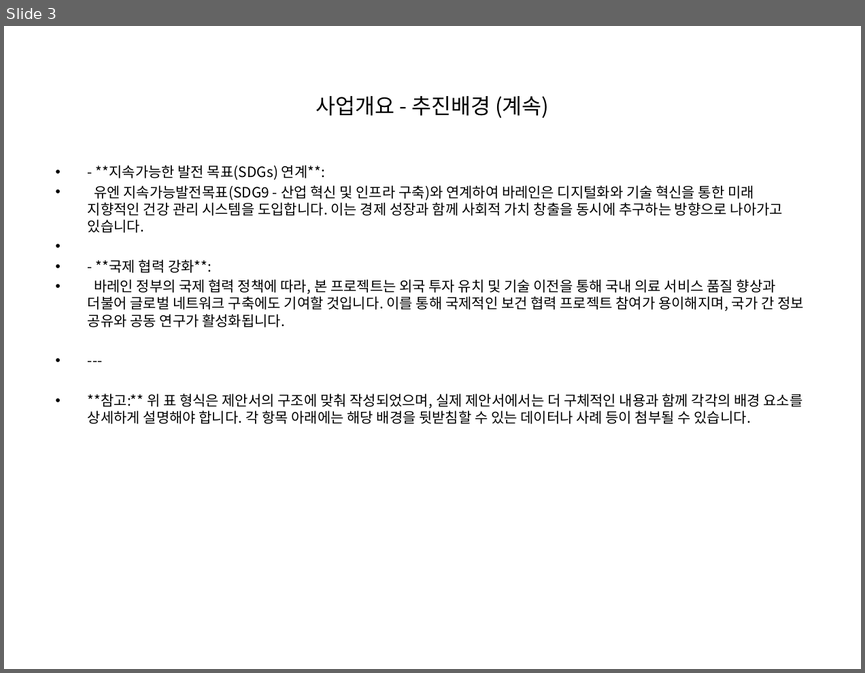
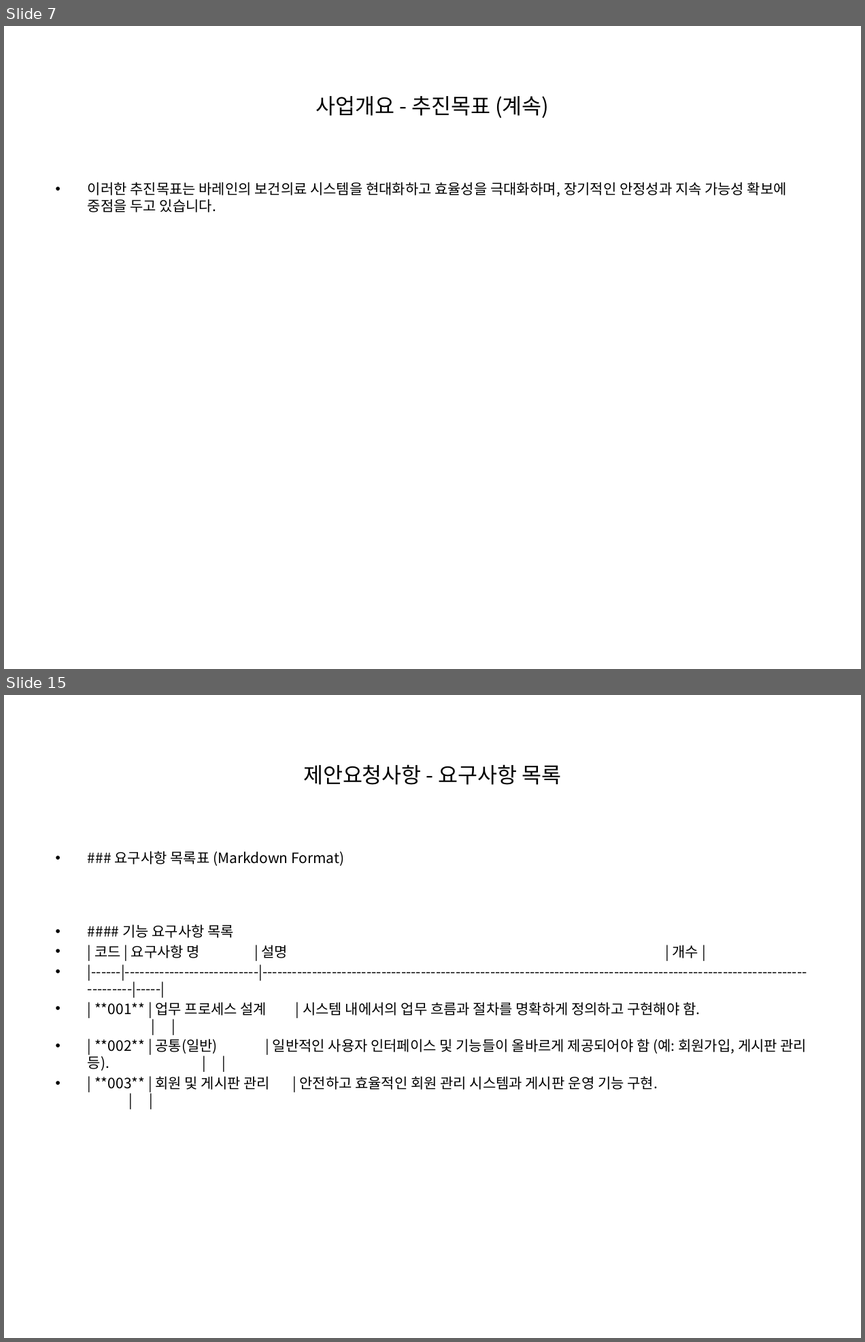
Before and after one commit to anskong/llm_mission, a slide deck: generated_ppt.pptx. Shown one above the other, each under a label of ours: slide 3 before the commit, slides 7 and 15 after it; the slides between them are not shown. The pictures are 865x673 and 865x1342 pixels, drawn with LibreOffice and Linux fonts; fonts in the diff are those of the drawing. Boxes give left, top, right and bottom in pixels: in the first picture for what was removed or moved away, otherwise in the second. Text is boxed around its words. In the diff, an @@ line names an element or a change of style, - is before the commit and + after.

```diff
--- a/generated_ppt.pptx
+++ b/generated_ppt.pptx
@@ slide 15 added at (4,695,861,1338), background #FFFFFF @@
@@ title added at (303,764,562,785), 18 pt, text #000000 @@
+제안요청사항 - 요구사항 목록
@@ text added at (88,851,807,1089), 12 pt, text #000000 @@
+• ### 요구사항 목록표 (Markdown Format)
+• #### 기능 요구사항 목록
+• | 코드 | 요구사항 명 | 설명 | 개수 |
+• |------|---------------------------|-----------------------------------------------------------------------------------------------------------------------|-----|
+• | **001** | 업무 프로세스 설계 | 시스템 내에서의 업무 흐름과 절차를 명확하게 정의하고 구현해야 함. | |
+• | **002** | 공통(일반) | 일반적인 사용자 인터페이스 및 기능들이 올바르게 제공되어야 함 (예: 회원가입, 게시판 관리 등). | |
+• | **003** | 회원 및 게시판 관리 | 안전하고 효율적인 회원 관리 시스템과 게시판 운영 기능 구현. | |
@@ what was slide 3 is now slide 7 @@
@@ slide 7 changed as well @@
@@ title at (315,96,549,118): text changed @@
-사업개요 - 추진배경 (계속)
+사업개요 - 추진목표 (계속)
@@ text at (88,182,787,212): text changed @@
-• - **지속가능한 발전 목표(SDGs) 연계**:
-• 유엔 지속가능발전목표(SDG9 - 산업 혁신 및 인프라 구축)와 연계하여 바레인은 디지털화와 기술 혁신을 통한 미래 지향적인 건강 관리 시스템을 도입합니다. 이는 경제 성장과 함께 사회적 가치 창출을 동시에 추구하는 방향으로 나아가고 있습니다.
-• - **국제 협력 강화**:
-• 바레인 정부의 국제 협력 정책에 따라, 본 프로젝트는 외국 투자 유치 및 기술 이전을 통해 국내 의료 서비스 품질 향상과 더불어 글로벌 네트워크 구축에도 기여할 것입니다. 이를 통해 국제적인 보건 협력 프로젝트 참여가 용이해지며, 국가 간 정보 공유와 공동 연구가 활성화됩니다.
-• ---
-• **참고:** 위 표 형식은 제안서의 구조에 맞춰 작성되었으며, 실제 제안서에서는 더 구체적인 내용과 함께 각각의 배경 요소를 상세하게 설명해야 합니다. 각 항목 아래에는 해당 배경을 뒷받침할 수 있는 데이터나 사례 등이 첨부될 수 있습니다.
+• 이러한 추진목표는 바레인의 보건의료 시스템을 현대화하고 효율성을 극대화하며, 장기적인 안정성과 지속 가능성 확보에 중점을 두고 있습니다.
```
Also in this commit, not shown: 2 other slides changed, 18 other slides added, 1 other file.
